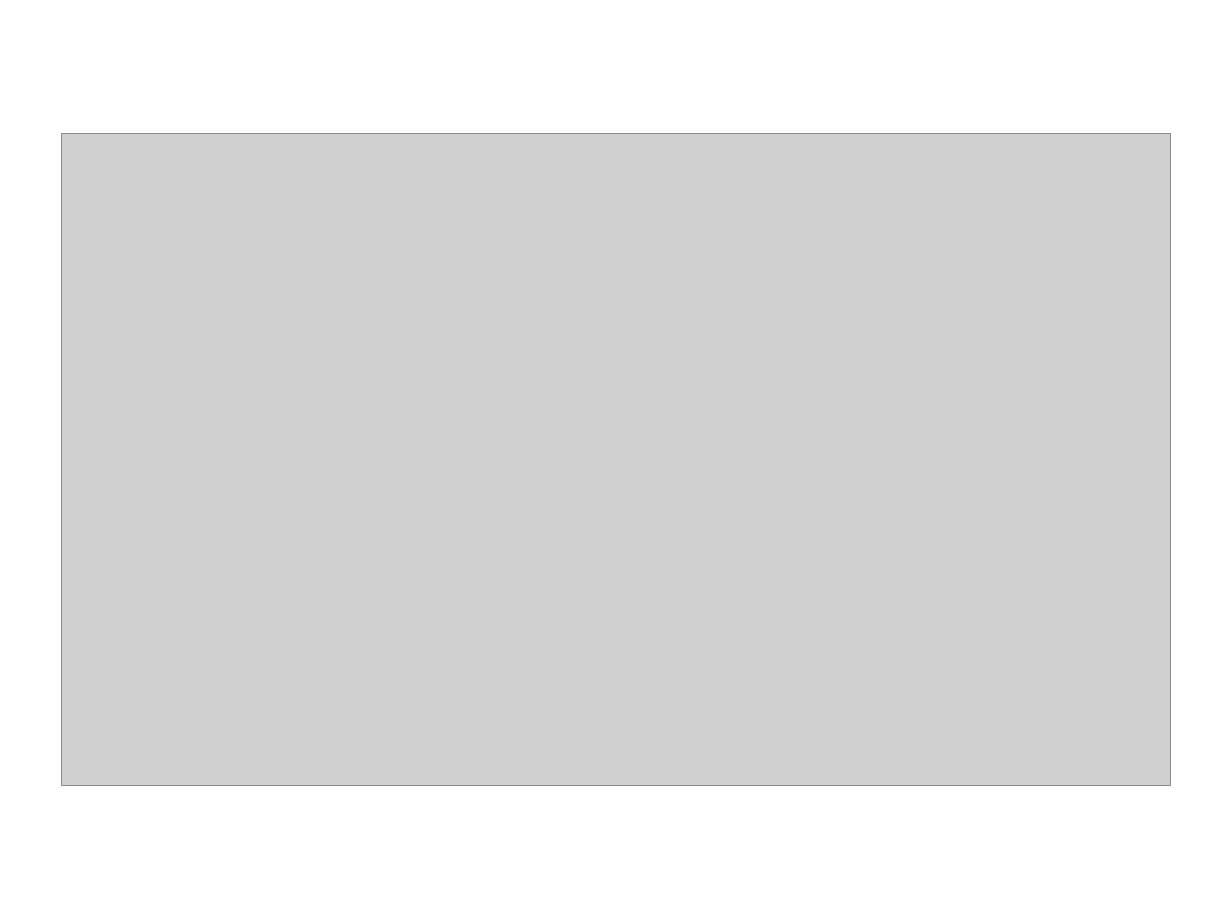
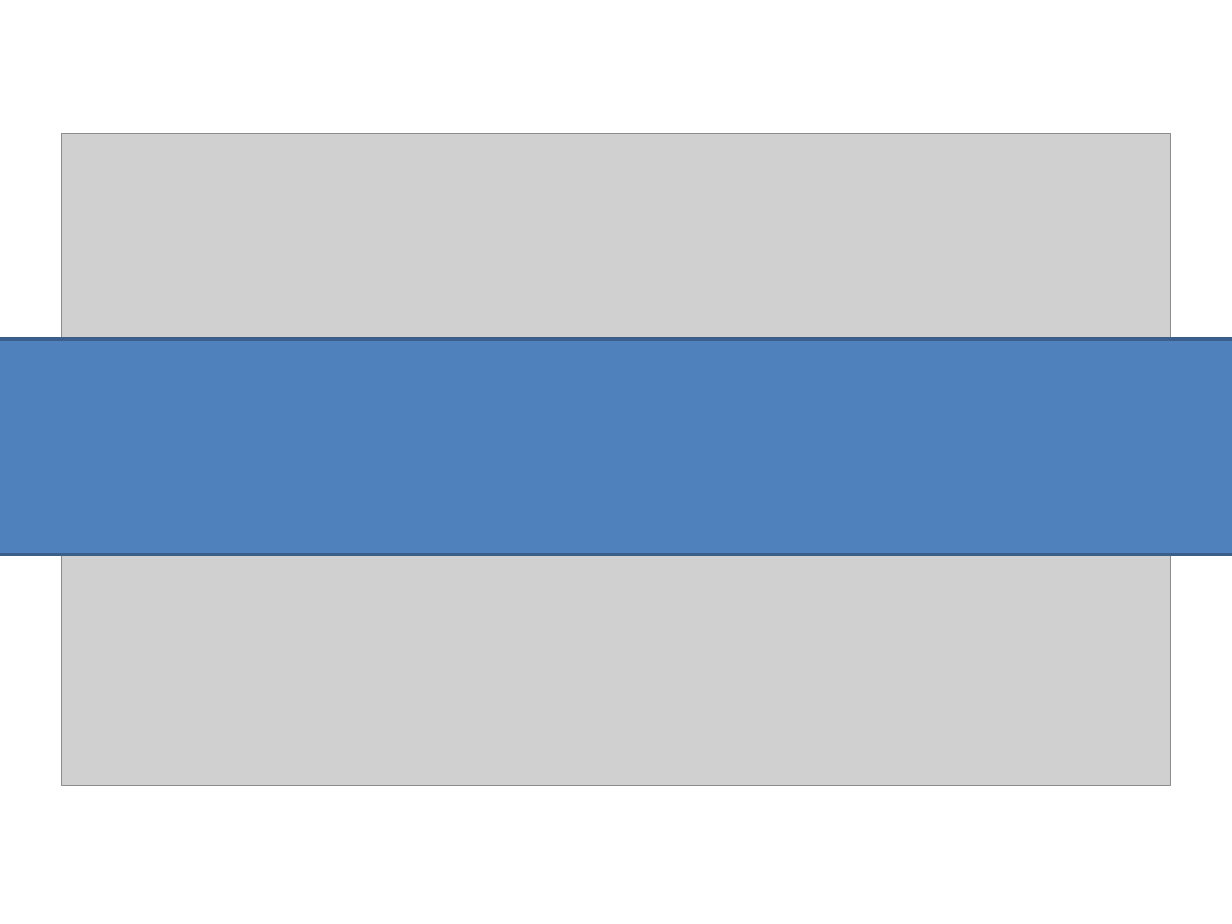
Before and after one commit to PowerPointLabs/PowerPointLabs, a slide deck: slide 5 of doc/Test scenarios.pptx (slide 6 before the commit). Drawn at 1232x924 pixels with LibreOffice and Linux fonts; fonts in the diff are those of the drawing; grey boxes stand for pictures. Boxes give left, top, right and bottom in pixels: in the first picture for what was removed or moved away, otherwise in the second. Text is boxed around its words. In the diff, an @@ line names an element or a change of style, - is before the commit and + after.

```diff
--- a/doc/Test scenarios.pptx
+++ b/doc/Test scenarios.pptx
@@ rectangle added at [0,339,1232,554], fill #4F81BD, outline #3A5F8C 2 pt @@
```
Also in this commit, not shown: 1 other slide changed, 2 slides removed.
